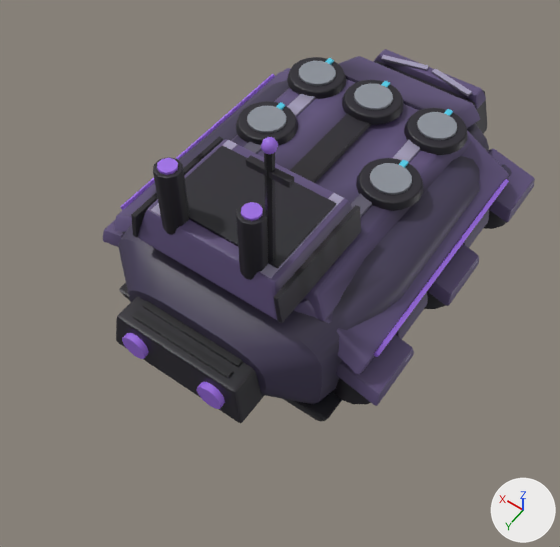
Before and after pictures for a commit that changed the glTF model assets/vehicles/ex_strider_8.glb.
Both versions are drawn from a camera (50 mm lens) standing at (-5.75, 9.68, 12.03) and looking at (-0.52, 2.37, 0.54). Arrows for +X, +Y and +Z are at lower right; the lights stay in place. The older version comes first. Where no turn or scale is listed for an object, it has been applied to the vertices. Vertices at exactly the same position are counted once.
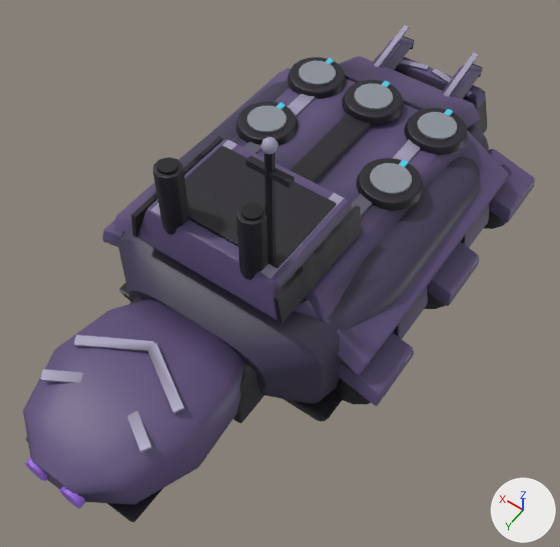
Where the newer file only moved an object's origin or applied its transform, the numbers keep the older frame.

The change in detail:
me_mesh_0 is used by ob_mesh_0; location (-3.31, 5.0, -1.39).
me_mesh_0 had 6710 vertices, 13024 faces and spanned x 0.0..6.62, y -11.08..0.0, z 0.0..6.27.
me_mesh_0 now has 7474 vertices, 14512 faces and spans x 0.0..6.62, y -11.08..2.77, z 0.0..6.27.
me_mesh_0 part 1: a new loose piece, a 12-sided cylinder along y spanning x 3.48..3.91, y 2.65..2.77, z 1.56..1.99, in mat_glow.
me_mesh_0 part 2: a new loose piece, a 12-sided cylinder along y spanning x 2.71..3.14, y 2.65..2.77, z 1.56..1.99, in mat_glow.
me_mesh_0 part 3: 6 loose pieces with 168 vertices, spanning x 0.31..6.3, y -9.98..0.0, z 1.0..2.08, are deleted.
me_mesh_0 part 4: 4 vertices moved within x 4.76..4.85, y -2.83..-1.71, z 2.96..3.56; 408 vertices added at x 1.71..4.9, y -0.8..2.71, z 0.92..2.62.
me_mesh_0 part 5: 20 vertices moved within x 0.03..6.6, y -9.4..-7.95, z 1.34..2.22; 372 vertices added at x 2.21..4.4, y -9.78..-7.72, z 1.93..2.86.
me_mesh_0 part 6: 1320 kept faces spanning x 0.01..6.61, y -11.08..-0.08, z 0.16..6.27 get new vertex colours.
me_mesh_0 part 7: 56 faces spanning x 2.32..4.29, y -1.66..-1.32, z 4.81..4.87 switch from mat_glow to mat_dark.
me_mesh_0 part 8: 80 faces spanning x 2.14..2.39, y -1.78..-1.54, z 6.03..6.27 switch from mat_glow to mat_trim.
Other edits to the shape of me_mesh_0 do not show in these pictures.

Changed parts and their boxes (x1, y1, x2, y2) in the pictures (560 x 547 px):
'Mesh_0', reshaped (18% wider, 33% taller)
    before: (103, 49, 535, 423)
    after: (23, 25, 535, 522)
part 1 of me_mesh_0, added
    after: (25, 457, 48, 481)
part 2 of me_mesh_0, added
    after: (60, 487, 85, 509)
part 3 of me_mesh_0, deleted
    before: (120, 74, 509, 409)
part 4 of me_mesh_0, built on
    before: (198, 138, 223, 161)
    after: (23, 138, 245, 522)
part 5 of me_mesh_0, built on
    after: (373, 25, 483, 99)
part 6 of me_mesh_0, recoloured
    both: (121, 54, 508, 421)
part 7 of me_mesh_0, recoloured
    both: (157, 158, 262, 221)
part 8 of me_mesh_0, recoloured
    both: (261, 137, 278, 154)
